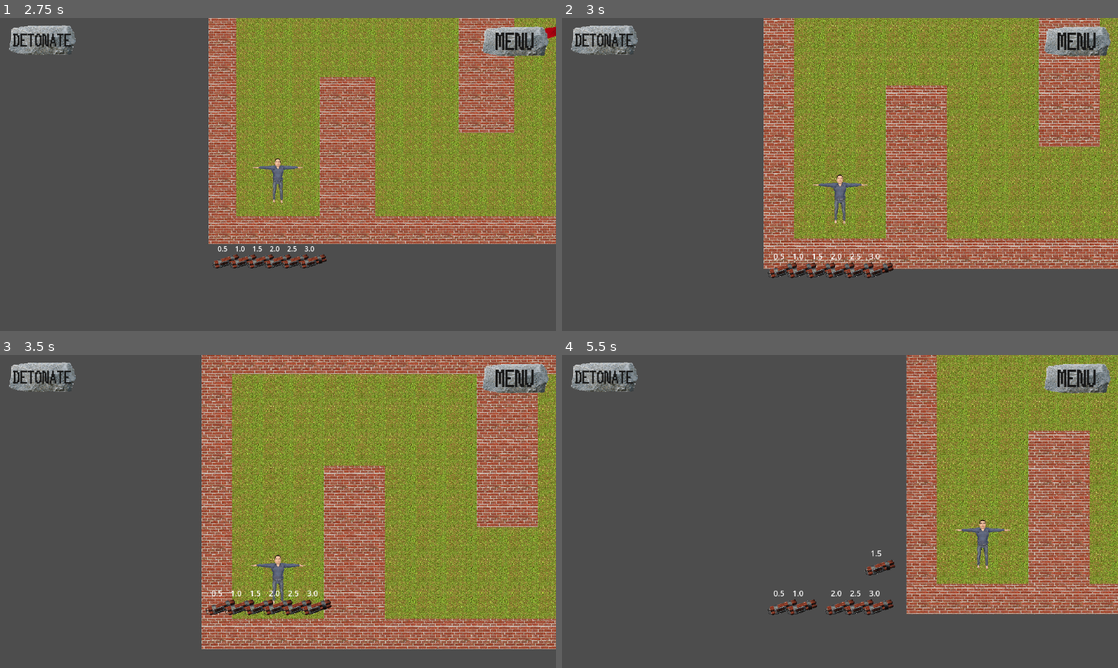
Above: before the commit, frames 1-4 (two rows, left to right).
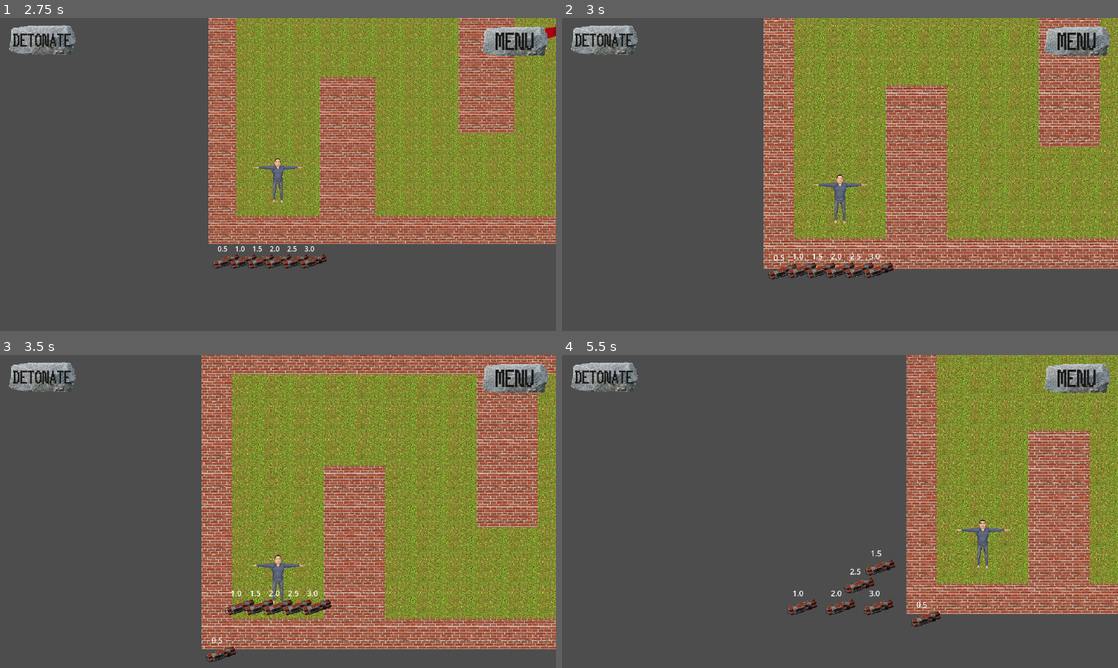
Above: after the commit, the same moments.

Repository: MaxWesterlund/Combombo
Game: Godot game, scene res://Scenes/Menus/menu.tscn
Same seed, same stepped clock (60 frames per second), same inputs: the game is played once before the commit and once after it.
Inputs (mouse positions are in pixels of both pictures, inside the frame that each line leads up to):
- Up to frame 1 (2.75 s): click (266, 187) at 0.52 s; move the mouse to (250, 237) at 1.27 s; press the mouse at (250, 237) at 1.28 s; hold W (move_up) 1.28-2 s; release the mouse at (250, 237) at 2 s; click (150, 118) at 2.02 s
- Up to frame 2 (3 s): move the mouse to (789, 262) at 2.77 s; hold W (move_up) from 2.78 s (still down); tap Mouse wheel up (zoom_in) at 2.85 s; click (789, 262) at 2.92 s
- Up to frame 3 (3.5 s): keep holding W (move_up)
- Up to frame 4 (5.5 s): move the mouse to (801, 608) at 3.52 s; release W (move_up) at 3.53 s; hold A (move_left) 3.53-5.03 s; tap Mouse wheel down (zoom_out) at 3.6 s; click (801, 608) at 3.67 s; move the mouse to (823, 599) at 4.27 s; click (823, 599) at 4.35 s; move the mouse to (873, 599) at 5.02 s; hold S (move_down) from 5.03 s (still down); tap Mouse wheel up (zoom_in) at 5.1 s; click (873, 599) at 5.17 s

Frame 1 is identical in both runs. In frame 2, 0.1% of the frame differs, in the area x 37-43%, y 75-84%; in frame 3, 0.3%; in frame 4, 0.5%, in the area x 37-69%, y 68-87%.

Commit message:
no ui group on bom text

Diff:
--- a/Scenes/bombo.gd
+++ b/Scenes/bombo.gd
@@ -24,7 +24,7 @@
 
 func _ready():
 	add_to_group("Bombs")
-	time_text.add_to_group("UI")
+	#time_text.add_to_group("UI")
 	Events.attack.connect(start_timer)
 	time_text.text = "%.1f" % explode_time
 	explosion.animation_finished.connect(on_animation_finished)
